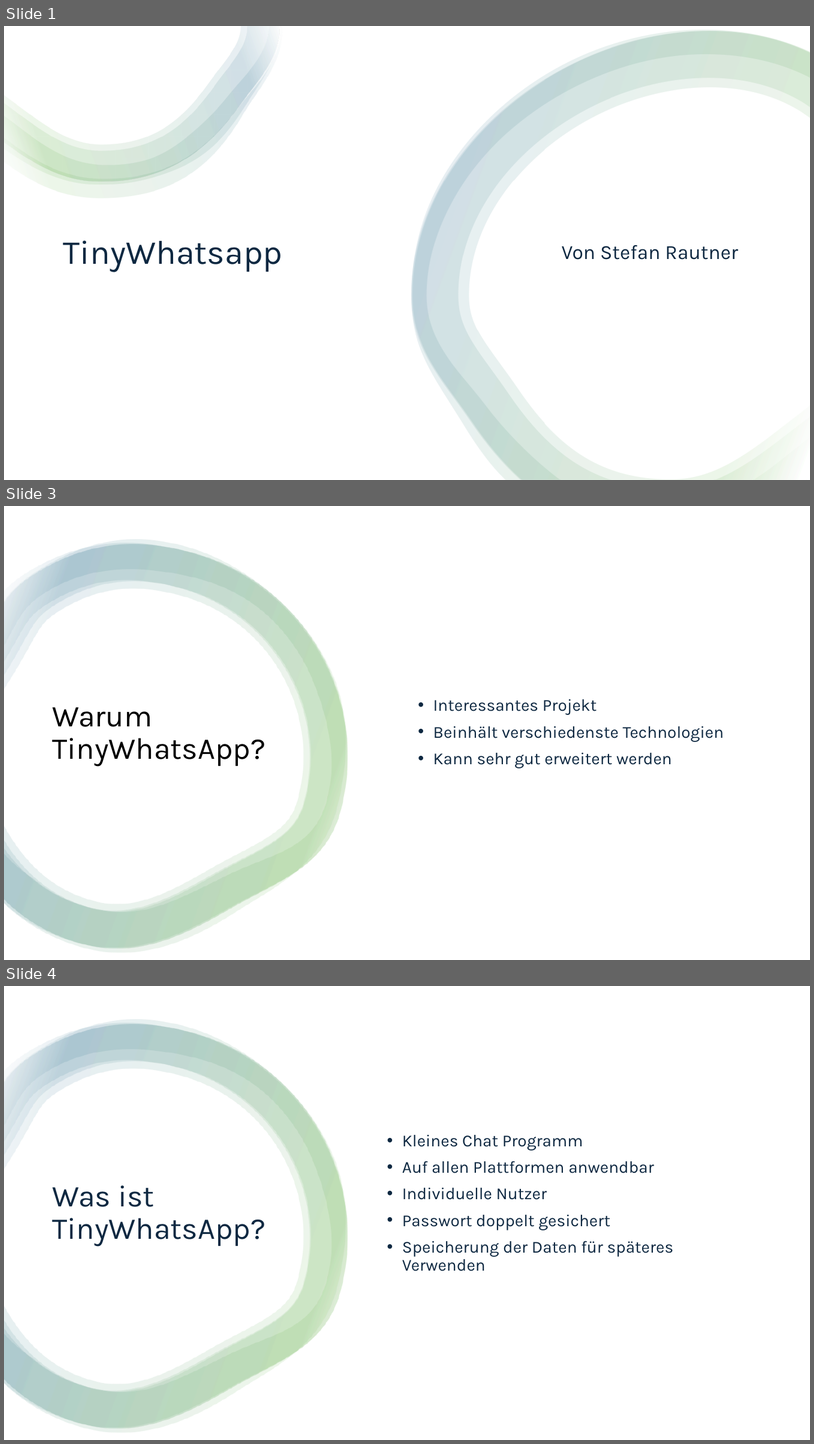
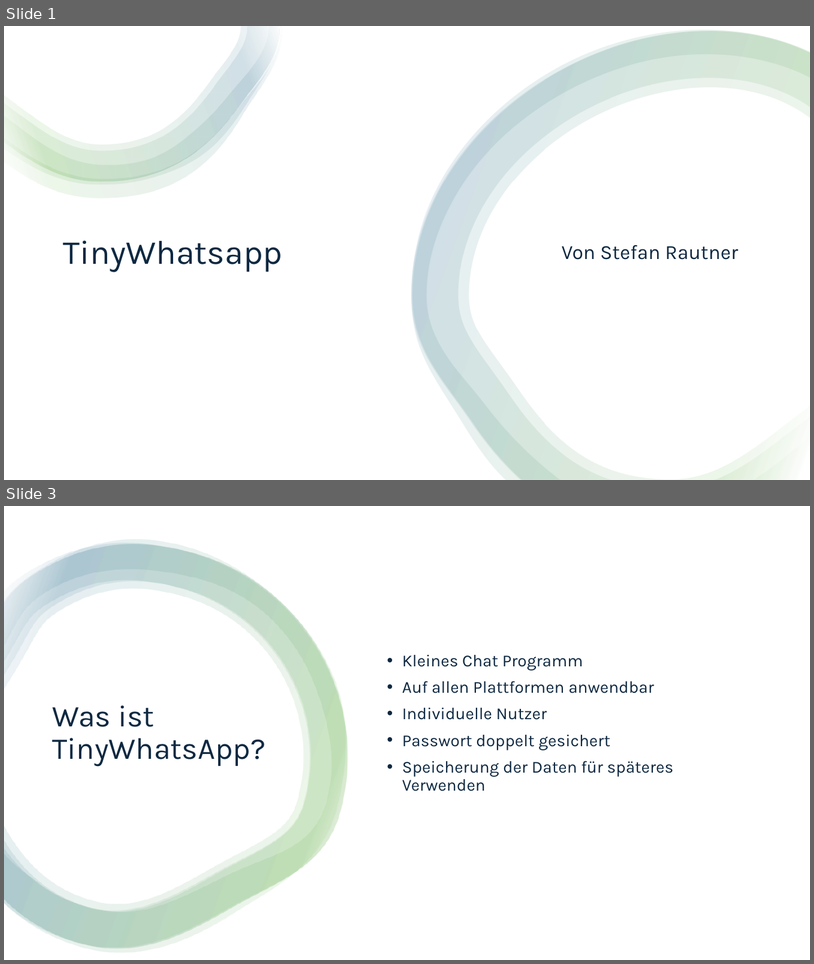
Before and after one commit to StefanRautner/ChatProgram, a slide deck: Dokumente/End-Praesentation.pptx. Shown one above the other, each under a label of ours: slides 1, 3 and 4 before the commit, slides 1 and 3 after it; the slides between them are not shown. The pictures are 814x1444 and 814x964 pixels, drawn with LibreOffice and Linux fonts; fonts in the diff are those of the drawing. Boxes give left, top, right and bottom in pixels: in the first picture for what was removed or moved away, otherwise in the second. Text is boxed around its words. In the diff, an @@ line names an element or a change of style, - is before the commit and + after.

```diff
--- a/Dokumente/End-Praesentation.pptx
+++ b/Dokumente/End-Praesentation.pptx
@@ slide 3 removed at box(4, 506, 810, 960), background #FFFFFF @@
@@ rectangle removed at box(4, 506, 810, 960) @@
@@ group removed at box(4, 540, 348, 952): 4 freeform shapes @@
@@ text removed at box(434, 699, 725, 768) @@
-• Interessantes Projekt
-• Beinhält verschiedenste Technologien
-• Kann sehr gut erweitert werden
@@ title removed at box(53, 707, 266, 766) @@
-Warum TinyWhatsApp?
@@ what was slide 4 is now slide 3 @@
```
Also in this commit, not shown: 1 slide changed.
